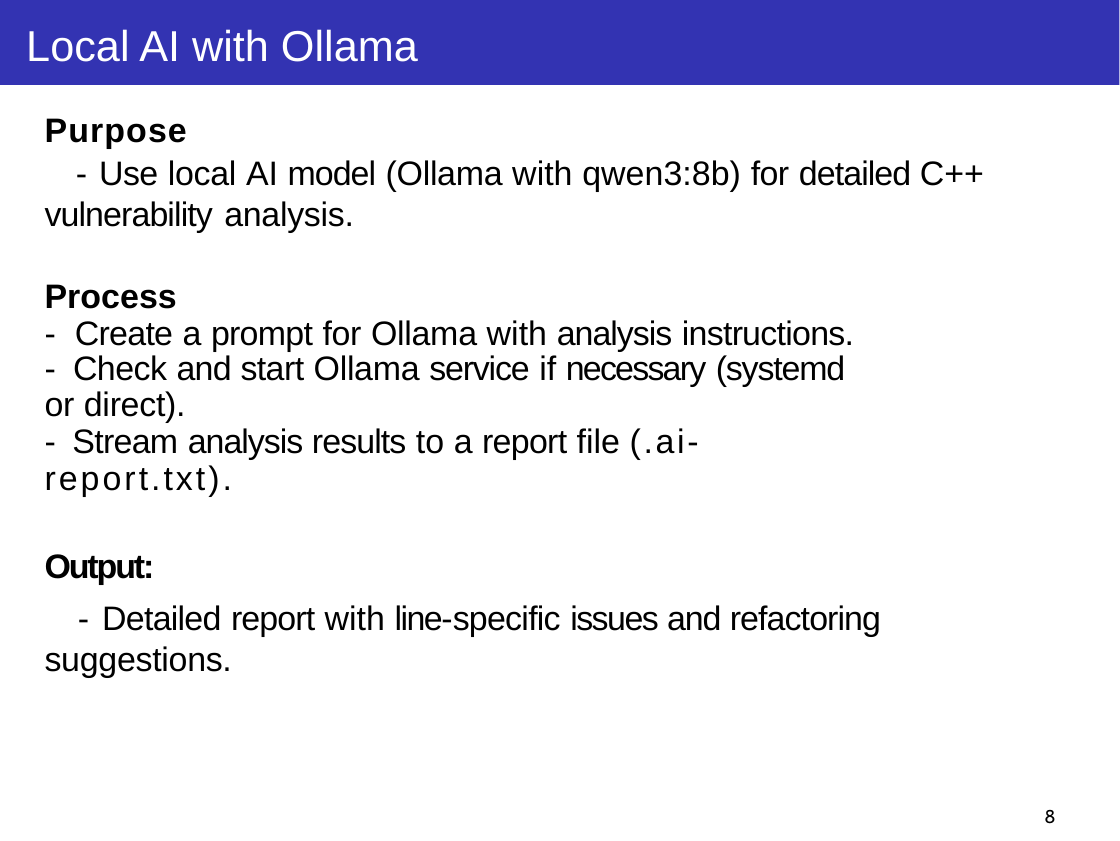
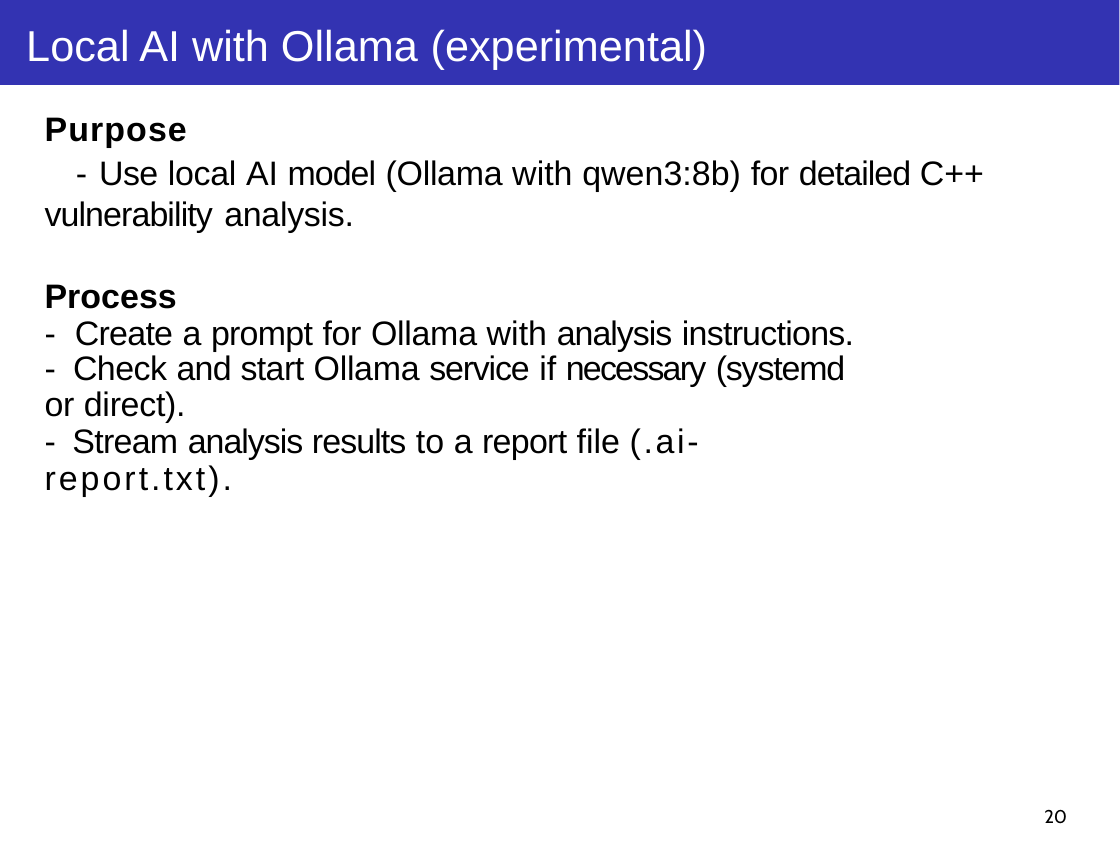
Before and after one commit to taikt/codefun, a slide deck: slide 20 of deepl/code_guard/doc/Code-Guard.pptx (slide 8 before the commit). Drawn at 1120x841 pixels with LibreOffice and Linux fonts; fonts in the diff are those of the drawing. Boxes give left, top, right and bottom in pixels: in the first picture for what was removed or moved away, otherwise in the second. Text is boxed around its words. In the diff, an @@ line names an element or a change of style, - is before the commit and + after.

```diff
--- a/deepl/code_guard/doc/Code-Guard.pptx
+++ b/deepl/code_guard/doc/Code-Guard.pptx
@@ title at <box>26,29,707,70</box>: text changed @@
-Local AI with Ollama
+Local AI with Ollama (experimental)
@@ text at <box>45,554,881,678</box>: paragraphs removed @@
-Output:
-- Detailed report with line-specific issues and refactoring suggestions.
@@ page number at <box>1044,809,1067,824</box>: text changed @@
-8
+20
```
Also in this commit, not shown: 20 other slides changed, 11 slides added, 5 slides removed, 10 other files.
